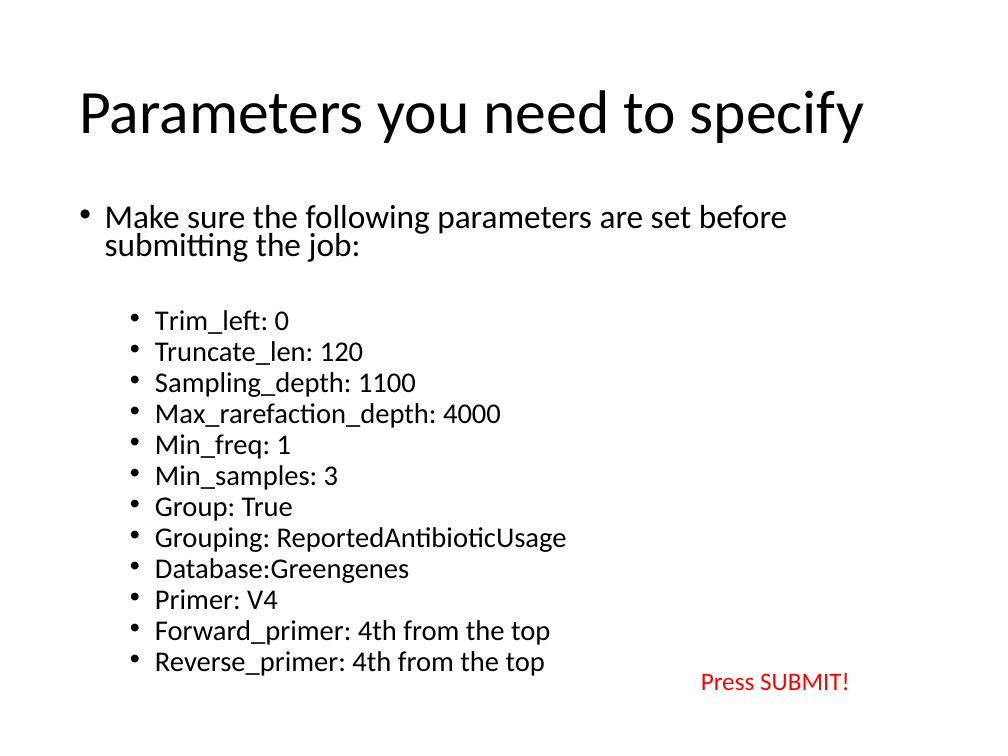
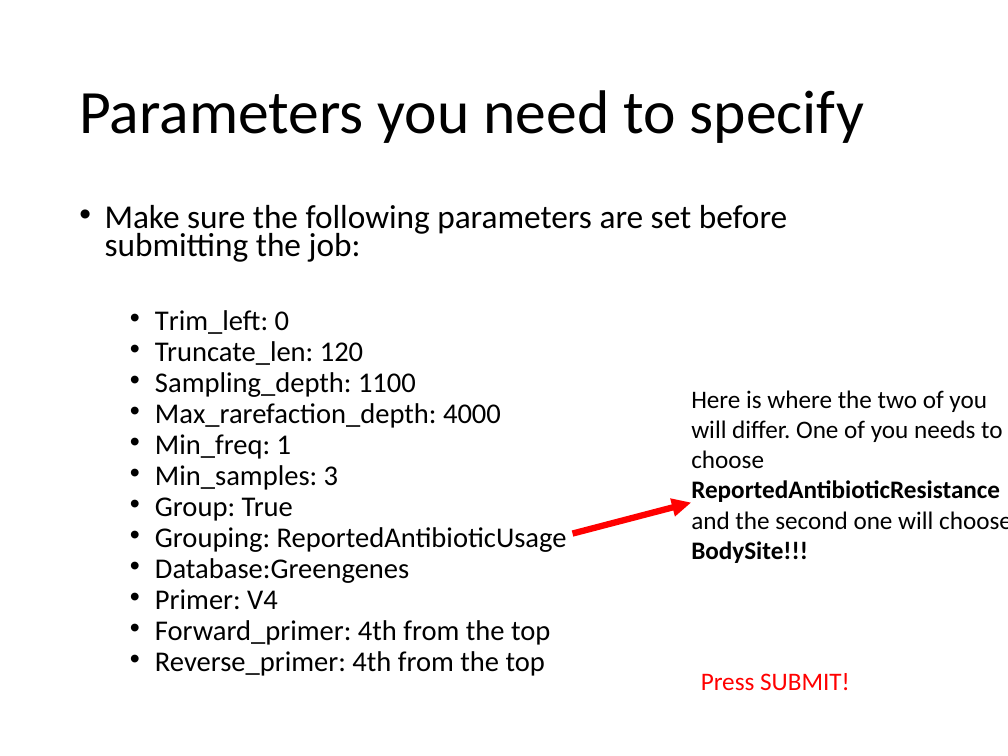
Before and after one commit to zajacn/metagenomics_course_FGCZ, a slide deck: slide 6 of QIIME2.pptx. Drawn at 1008x756 pixels with LibreOffice and Linux fonts; fonts in the diff are those of the drawing; background and template pictures are left out. Boxes give left, top, right and bottom in pixels: in the first picture for what was removed or moved away, otherwise in the second. Text is boxed around its words. In the diff, an @@ line names an element or a change of style, - is before the commit and + after.

```diff
--- a/QIIME2.pptx
+++ b/QIIME2.pptx
@@ text added at bbox=[691, 390, 1008, 563], 18 pt, text #000000 @@
+Here is where the two of you will differ. One of you needs to choose ReportedAntibioticResistance and the second one will choose BodySite!!!
@@ arrow added from (573, 533) to (690, 503), #FF0000 4.5 pt @@
```
Also in this commit, not shown: 2 other slides changed, 2 other files.
